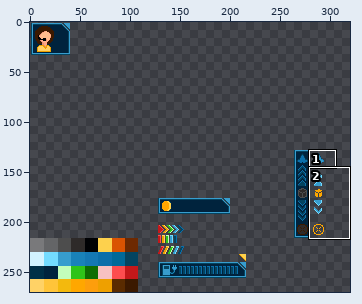
Sprite sheet -- android/assets/system/hud.png. Above, an overview of the earlier version with the close-up marked.
Close-up. First the earlier version:
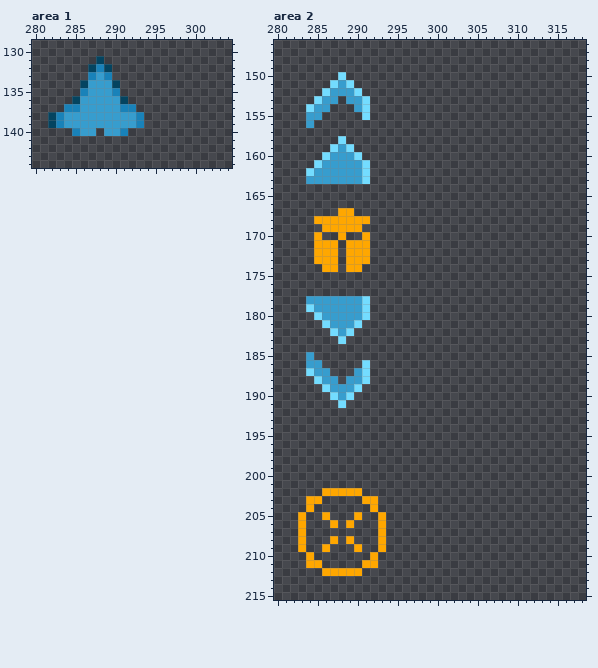
The file is 480x270 pixels. Shown: area 1: x 280..304, y 129..144; area 2: x 280..318, y 146..215. The wide view leaves out empty margins.
Now the later version:
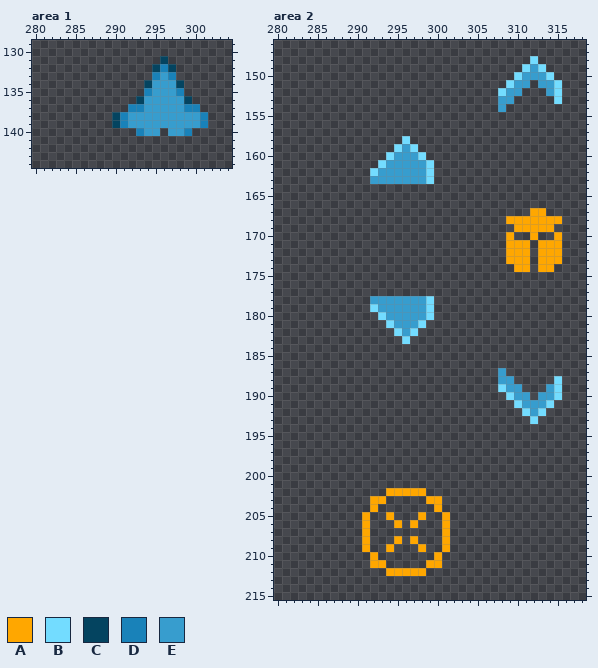
Palette (. is transparent): A #ffa700  B #73dcff  C #044460  D #1982b9  E #379dce
Change:
Changed rows in their new state; - is an unchanged pixel.
Area 1:
first column x 282:
131 ------.-------C-----
132 -----...-----CDC----
133 -----...-----DED----
134 ----.....---CEEEC---
135 ----.....---DEEED---
136 ---.......-CEEEEEC--
137 --........-DEEEEEDD-
138 ........CD-EEEEEEEED
139 ........CD-EEEEEEEED
140 ---...-...-DEE-EED--
Area 2:
first column x 284:
148 ----------------------------B---
149 ---------------------------BEB--
150 ----.---------------------BEEEB-
151 ---...-------------------BEE-EEB
152 --.....-----------------BEE---EB
153 -...-...----------------EE-----B
154 ...---..----------------E-------
155 ..-----.------------------------
156 .-------------------------------
158 ----.-------B-------------------
159 ---...-----BEB------------------
160 --.....---BEEEB-----------------
161 -.......-BEEEEEB----------------
162 ........BEEEEEEB----------------
163 ........EEEEEEEB----------------
first column x 285:
167 ---..----------------------AA--
168 .......-----------------AAAAAAA
169 -.....-------------------AAAAA-
170 .--.--.-----------------A--A--A
171 ...-...-----------------AAA-AAA
172 ...-...-----------------AAA-AAA
173 ...-...-----------------AAA-AAA
174 -..-..-------------------AA-AA-
first column x 284:
178 ........EEEEEEEB----------------
179 ........BEEEEEEB----------------
180 -.......-BEEEEEB----------------
181 --.....---BEEEB-----------------
182 ---...-----BEB------------------
183 ----.-------B-------------------
185 .-------------------------------
186 ..-----.------------------------
187 ...---..----------------E-------
188 -...-...----------------EE-----B
189 --.....-----------------BEE---EB
190 ---...-------------------BEE-EEB
191 ----.---------------------BEEEB-
192 ---------------------------BEB--
193 ----------------------------B---
first column x 283:
202 ---.....---AAAAA---
203 -..-----.-A-----AA-
204 -.---------------A-
205 .--.---.A-.A---A--A
206 .---.-.-A-.-A-A---A
207 .-------A-.-------A
208 .---.-.-A-.-A-A---A
209 .--.---.A-.A---A--A
210 -.---------------A-
211 -..-----.-A-----AA-
212 ---.....---AAAAA---
Where, in picture pixels (left, top, right, bottom), the same in both close-ups:
changed: (48, 56, 208, 136)
added: (498, 56, 562, 112)
changed: (306, 72, 434, 184)
changed: (306, 208, 434, 408)
added: (506, 208, 562, 272)
added: (498, 368, 562, 424)
changed: (298, 488, 450, 576)
